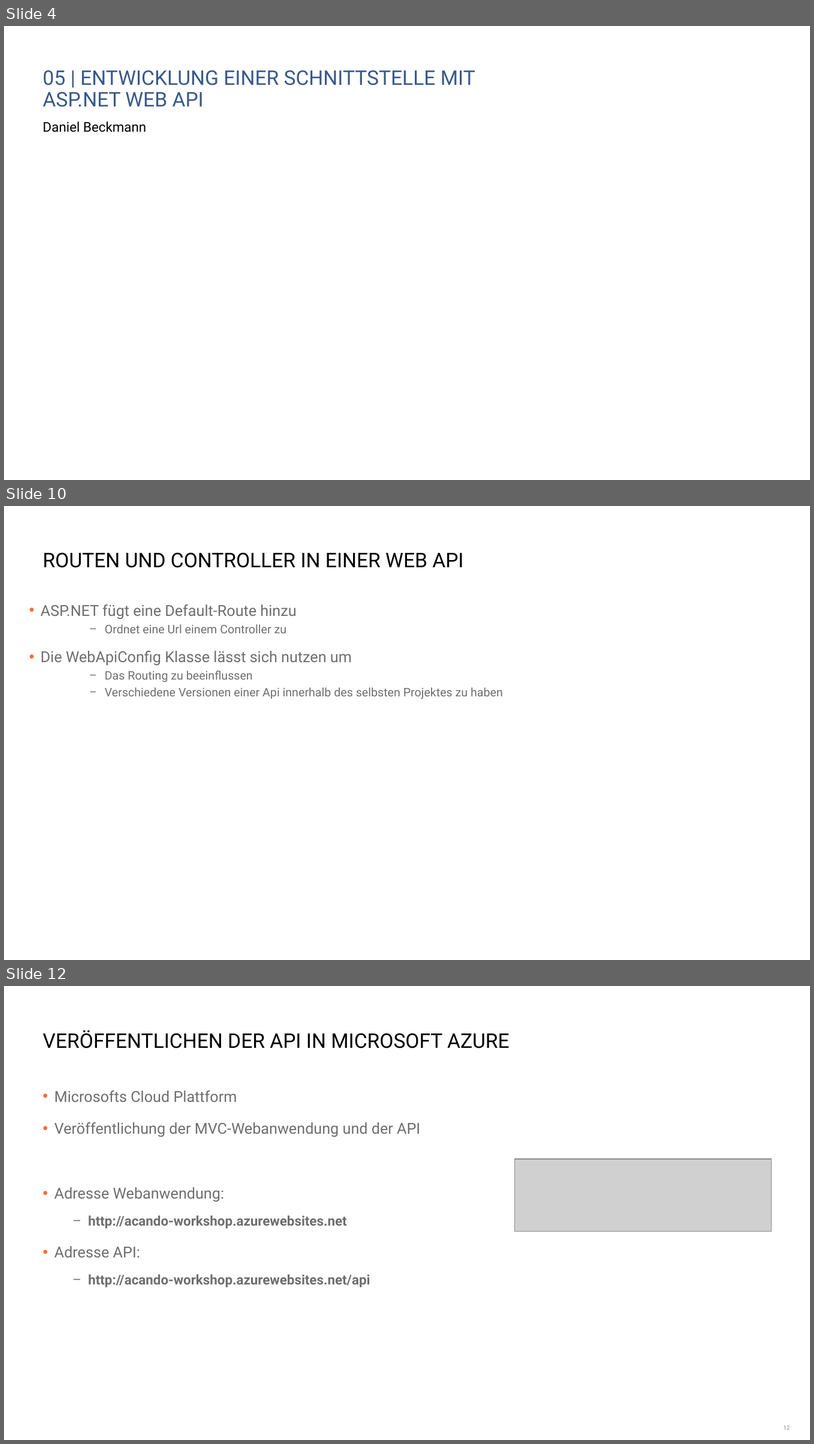
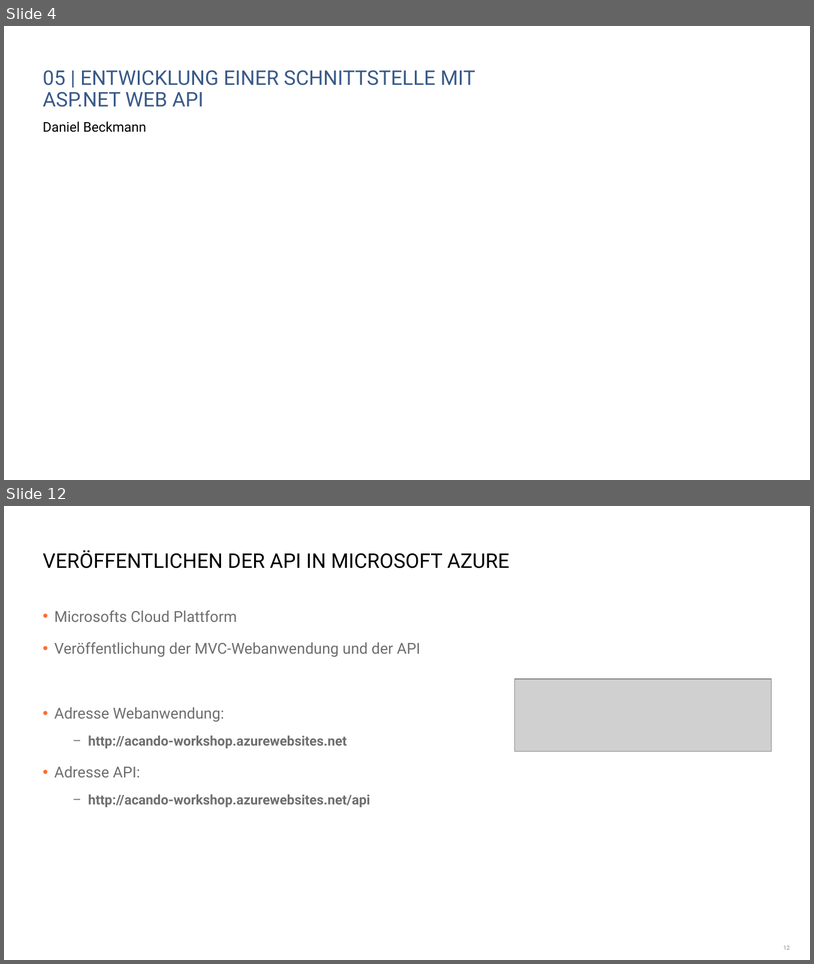
Before and after one commit to danielbeckmann/DotNETJumpStart, a slide deck: 05. ASP.NET Web API/Entwicklung einer Schnittstelle mit ASP.NET Web API.pptx. Shown one above the other, each under a label of ours: slides 4, 10 and 12 before the commit, slides 4 and 12 after it; the slides between them are not shown. The pictures are 814x1444 and 814x964 pixels, drawn with LibreOffice and Linux fonts; fonts in the diff are those of the drawing; grey boxes stand for pictures; background and template pictures are left out. Boxes give left, top, right and bottom in pixels: in the first picture for what was removed or moved away, otherwise in the second. Text is boxed around its words. In the diff, an @@ line names an element or a change of style, - is before the commit and + after.

```diff
--- a/05. ASP.NET Web API/Entwicklung einer Schnittstelle mit ASP.NET Web API.pptx
+++ b/05. ASP.NET Web API/Entwicklung einer Schnittstelle mit ASP.NET Web API.pptx
@@ slide 10 removed at <box>4,506,810,960</box>, background #FFFFFF @@
@@ title removed at <box>43,552,464,568</box> @@
-ROUTEN UND CONTROLLER IN EINER WEB API
@@ text removed at <box>41,604,503,699</box> @@
-• ASP.NET fügt eine Default-Route hinzu
-    − Ordnet eine Url einem Controller zu
-• Die WebApiConfig Klasse lässt sich nutzen um
-    − Das Routing zu beeinflussen
-    − Verschiedene Versionen einer Api innerhalb des selbsten Projektes zu haben
```
Also in this commit, not shown: 5 slides changed, 2 slides added, 1 other slide removed, 1 other file.
